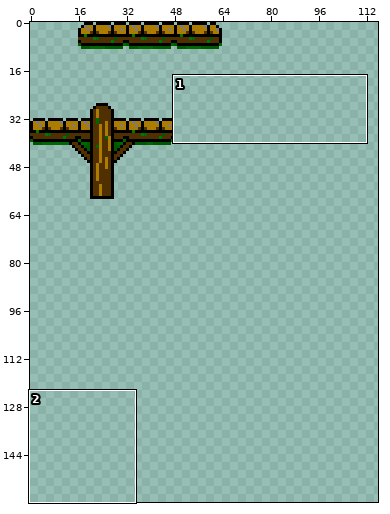
A pixel-art file gets an edit: Assets/Sprites/Level Tiles/pier_tiles.aseprite. Above: a wide view before the commit, with the close-up outlined.
Close-up. Before the edit:
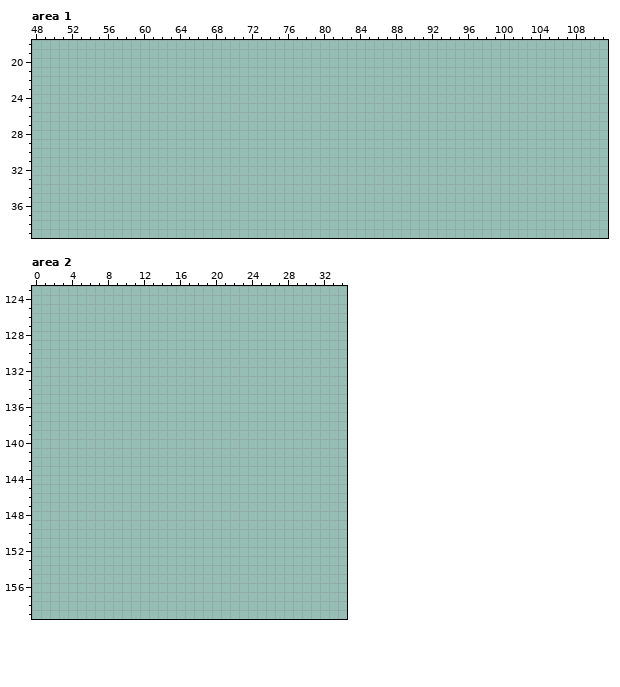
160x160 pixels, 1 frame. Shown: area 1: x 48..111, y 18..39; area 2: x 0..34, y 123..159. The wide view leaves out empty margins.
Once edited:
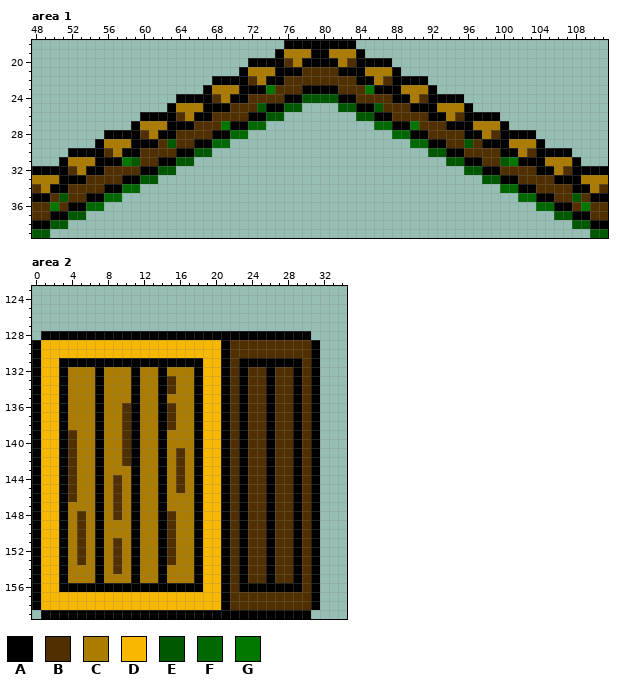
Palette (. is transparent): A #000000  B #503000  C #ac7c00  D #f8b800  E #005800  F #006800  G #007800
Change:
Changed rows in their new state; - is an unchanged pixel.
Area 1:
first column x 48:
18 ----------------------------AAAAAAAA----------------------------
19 ---------------------------ACCCAACCCA---------------------------
20 ------------------------AAAABCAAAACBAAAA------------------------
21 -----------------------ACCCAAABBBBAAACCCA-----------------------
22 --------------------AAAABCAABBBBBBBBAACBAAAA--------------------
23 -------------------ACCCAAAGBBBAAAABBBGAAACCCA-------------------
24 ----------------AAAABCAABBBBAAEEEEAABBBBAACBAAAA----------------
25 ---------------ACCCAAABBBEAAEE----EEAAEBBBAAACCCA---------------
26 ------------AAAABCAABBBBAAEE--------EEAABBBBAACBAAAA------------
27 -----------ACCCAAABBBGAAFF------------FFAAGBBBAAACCCA-----------
28 --------AAAABCAABBBBAAFF----------------FFAABBBBAACBAAAA--------
29 -------ACCCAAABEBBAAFF--------------------FFAABBEBAAACCCA-------
30 ----AAAABCAABBBBAAEE------------------------EEAABBBBAACBAAAA----
31 ---ACCCAAAGEBBAAEE----------------------------EEAABBEGAAACCCA---
32 AAAABCAABBBBAAEE--------------------------------EEAABBBBAACBAAAA
33 CCCAAABBBBAAEE------------------------------------EEAABBBBAAACCC
34 BCAABBBBAAFF----------------------------------------FFAABBBBAACB
35 AABEBBAAFF--------------------------------------------FFAABBEBAA
36 BBGBAAFF------------------------------------------------FFAABGBB
37 BBAAEE----------------------------------------------------EEAABB
38 AAEE--------------------------------------------------------EEAA
39 EE------------------------------------------------------------EE
Area 2:
first column x 0:
128 -AAAAAAAAAAAAAAAAAAAAAAAAAAAAAA-
129 ADDDDDDDDDDDDDDDDDDDDABBBBBBBBBA
130 ADDDDDDDDDDDDDDDDDDDDABBBBBBBBBA
131 ADDAAAAAAAAAAAAAAAADDABAAAAAAABA
132 ADDACCCACCCACCACCCADDABABBABBABA
133 ADDACCCACCCACCABCCADDABABBABBABA
134 ADDACCCACCCACCABCCADDABABBABBABA
135 ADDACCCACCCACCACCCADDABABBABBABA
136 ADDACCCACCBACCABCCADDABABBABBABA
137 ADDACCCACCBACCABCCADDABABBABBABA
138 ADDACCCACCBACCABCCADDABABBABBABA
139 ADDABCCACCBACCACCCADDABABBABBABA
140 ADDABCCACCBACCACCCADDABABBABBABA
141 ADDABCCACCBACCACBCADDABABBABBABA
142 ADDABCCACCBACCACBCADDABABBABBABA
143 ADDABCCACCCACCACBCADDABABBABBABA
144 ADDABCCACBCACCACBCADDABABBABBABA
145 ADDABCCACBCACCACBCADDABABBABBABA
146 ADDABCCACBCACCACCCADDABABBABBABA
147 ADDACCCACBCACCACCCADDABABBABBABA
148 ADDACBCACBCACCABCCADDABABBABBABA
149 ADDACBCACCCACCABCCADDABABBABBABA
150 ADDACBCACCCACCABCCADDABABBABBABA
151 ADDACBCACBCACCABCCADDABABBABBABA
152 ADDACBCACBCACCABCCADDABABBABBABA
153 ADDACBCACBCACCABCCADDABABBABBABA
154 ADDACCCACBCACCACCCADDABABBABBABA
155 ADDACCCACCCACCACCCADDABABBABBABA
156 ADDAAAAAAAAAAAAAAAADDABAAAAAAABA
157 ADDDDDDDDDDDDDDDDDDDDABBBBBBBBBA
158 ADDDDDDDDDDDDDDDDDDDDABBBBBBBBBA
159 -AAAAAAAAAAAAAAAAAAAAAAAAAAAAAA-
